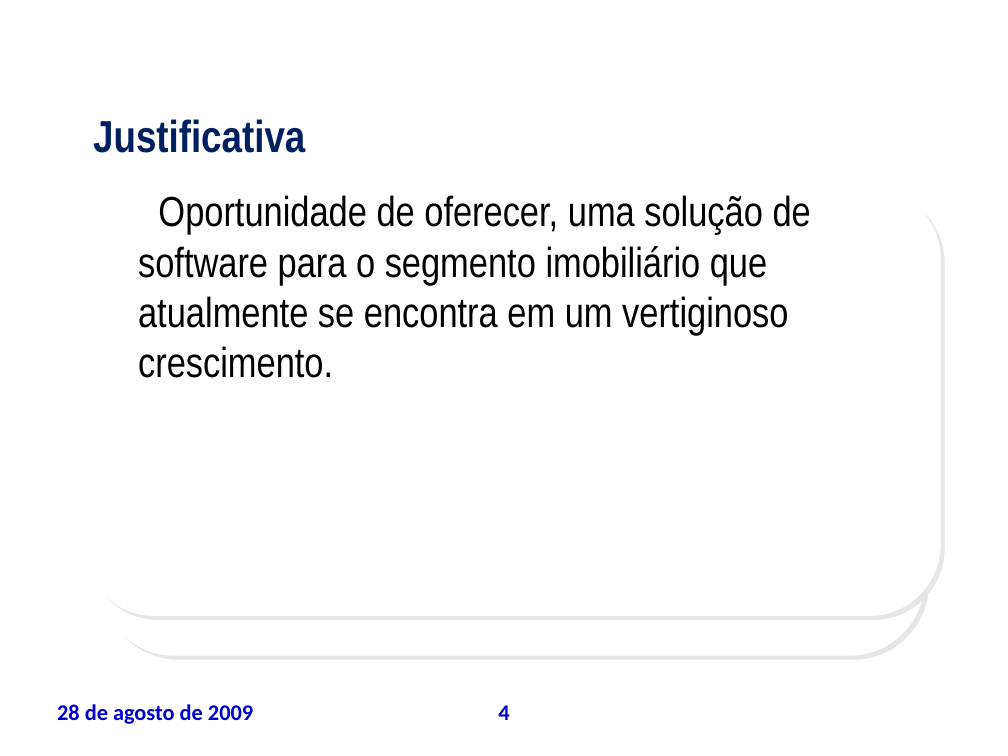
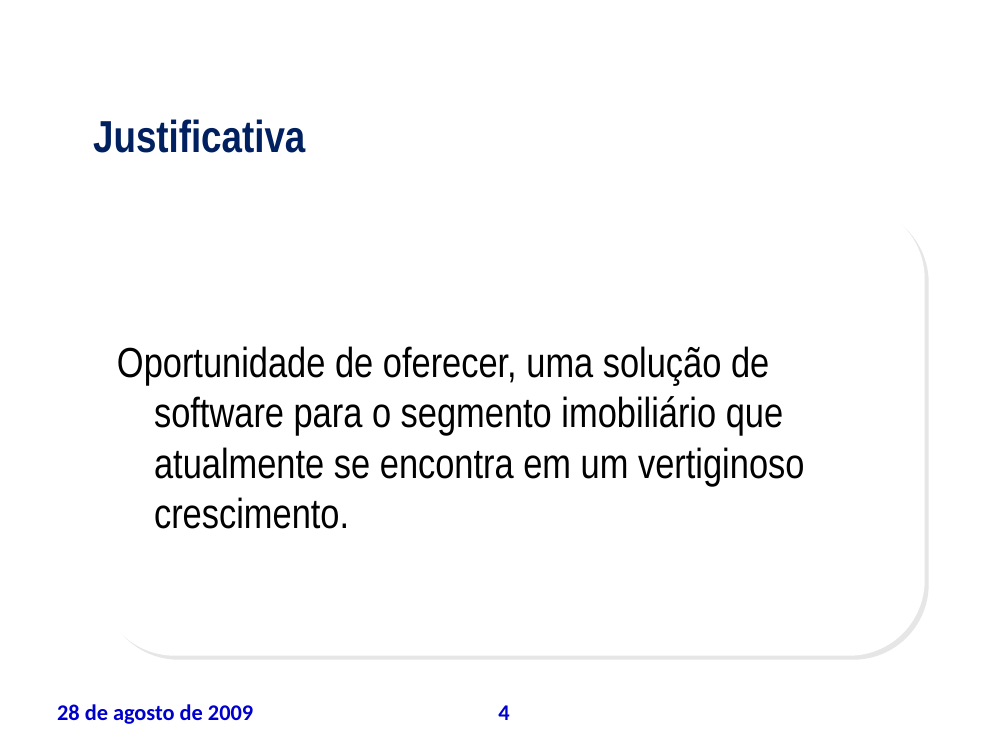
Before and after one commit to leoevaristo/psa20092, a slide deck: slide 4 of ARTEFATOS/TAP_apresentacao.ppt. Drawn at 1008x756 pixels with LibreOffice and Linux fonts; fonts in the diff are those of the drawing; background and template pictures are left out. Boxes give left, top, right and bottom in pixels: in the first picture for what was removed or moved away, otherwise in the second. Text is boxed around its words. In the diff, an @@ line names an element or a change of style, - is before the commit and + after.

```diff
--- a/ARTEFATOS/TAP_apresentacao.ppt
+++ b/ARTEFATOS/TAP_apresentacao.ppt
@@ rounded rectangle removed at (84,187,941,616) @@
@@ text "Oportunidade de oferecer, uma solução ..." rewrapped from (138,195,811,378) to (117,346,804,529) @@
```
Also in this commit, not shown: 8 other slides changed.
